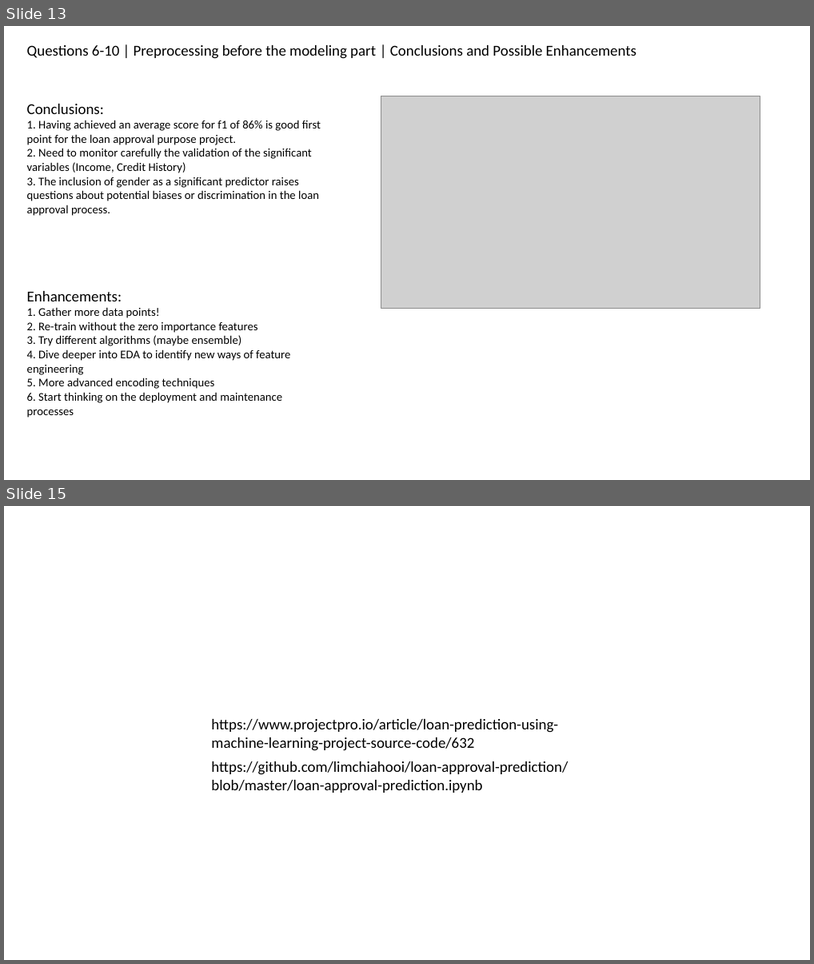
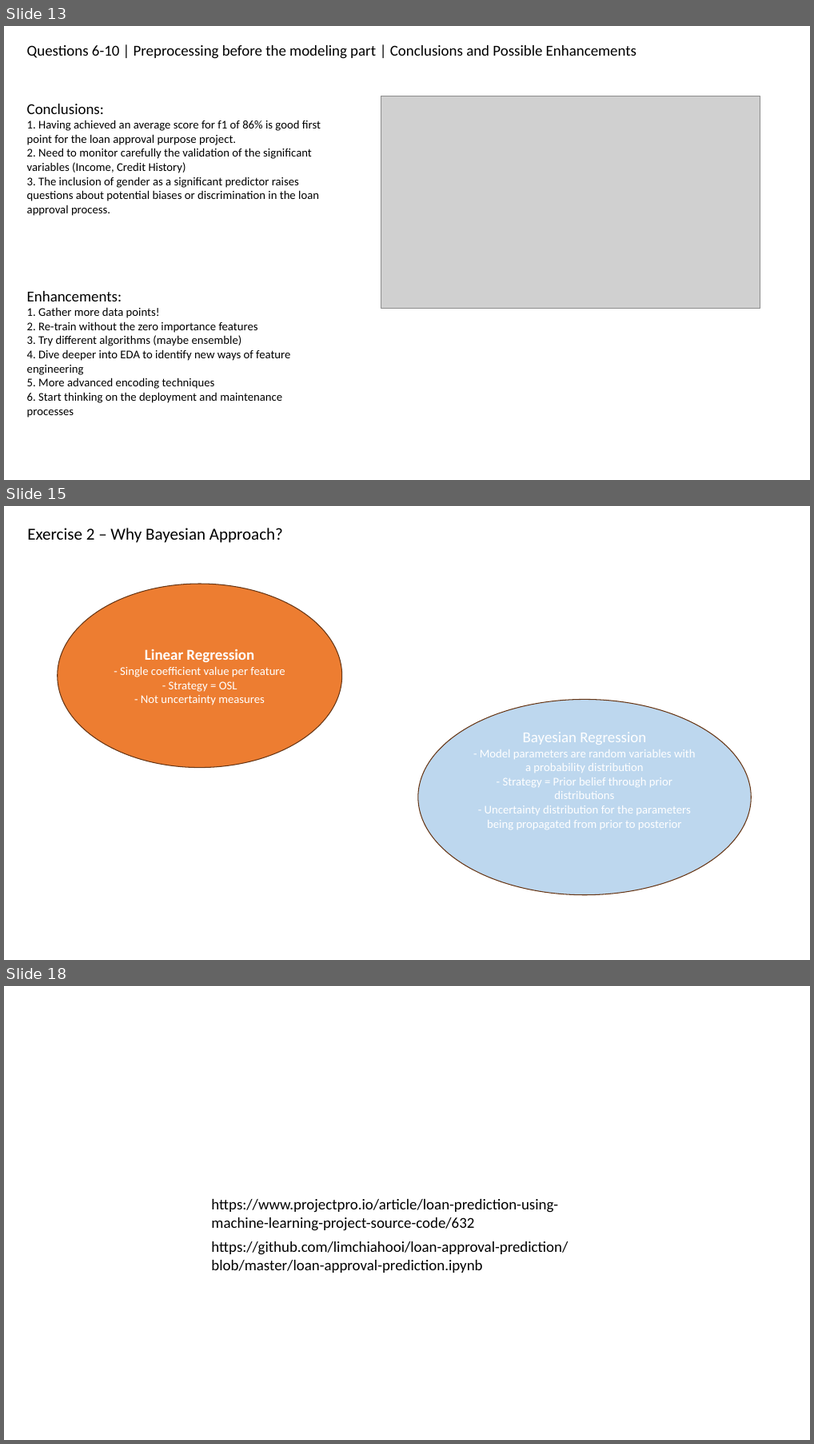
Before and after one commit to ownedbyphysics/ferProject, a slide deck: GeorgopoulosSpyros_FerreroPresentation.pptx. Shown one above the other, each under a label of ours: slides 13 and 15 before the commit, slides 13, 15 and 18 after it; the slides between them are not shown. The pictures are 814x964 and 814x1444 pixels, drawn with LibreOffice and Linux fonts; fonts in the diff are those of the drawing; grey boxes stand for pictures. Boxes give left, top, right and bottom in pixels: in the first picture for what was removed or moved away, otherwise in the second. Text is boxed around its words. In the diff, an @@ line names an element or a change of style, - is before the commit and + after.

```diff
--- a/GeorgopoulosSpyros_FerreroPresentation.pptx
+++ b/GeorgopoulosSpyros_FerreroPresentation.pptx
@@ slide 15 added at (x1=4, y1=506, x2=810, y2=960), background #FFFFFF @@
@@ text added at (x1=27, y1=528, x2=283, y2=543), 20 pt, text #000000 @@
+Exercise 2 – Why Bayesian Approach?
@@ ellipse added at (x1=58, y1=584, x2=342, y2=768), fill #ED7D31, outline #683715 1 pt, 14 pt, text #FFFFFF @@
+Linear Regression
+- Single coefficient value per feature
+- Strategy = OSL
+- Not uncertainty measures
@@ ellipse added at (x1=418, y1=699, x2=752, y2=894), fill #BDD7EE, outline #683715 1 pt, 14 pt, text #FFFFFF @@
+Bayesian Regression
+- Model parameters are random variables with a probability distribution
+- Strategy = Prior belief through prior distributions
+- Uncertainty distribution for the parameters being propagated from prior to posterior
@@ what was slide 15 is now slide 18 @@
```
Also in this commit, not shown: 1 slide changed, 1 other slide added, 1 other file.
